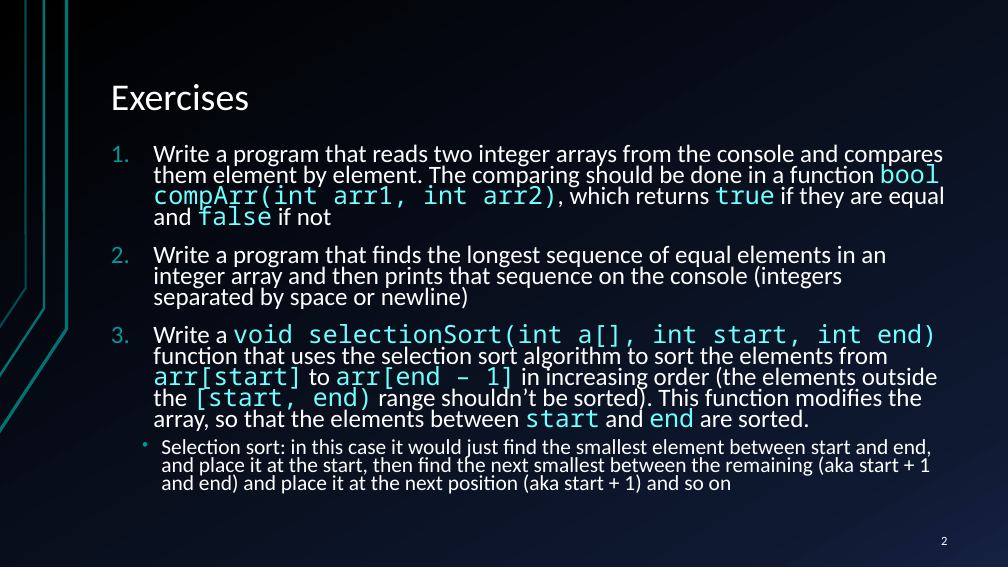
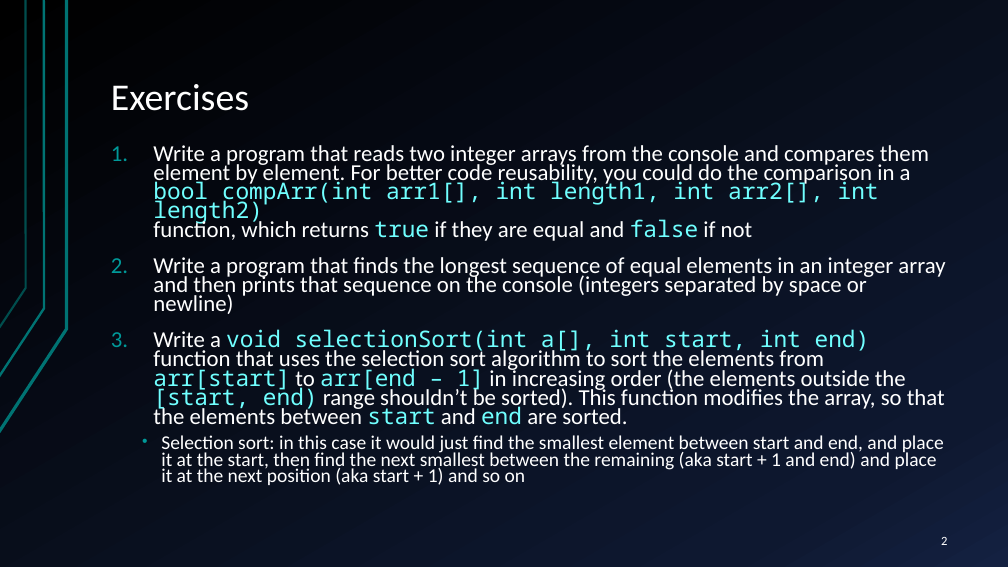
Before and after one commit to Martin-BG/SoftUni-CPP-Programming, a slide deck: slide 2 of 02.Memory-Management/02.Memory-Management-Homework-Exercises.pptx. Drawn at 1008x567 pixels with LibreOffice and Linux fonts; fonts in the diff are those of the drawing. Boxes give left, top, right and bottom in pixels: in the first picture for what was removed or moved away, otherwise in the second. Text is boxed around its words. In the diff, an @@ line names an element or a change of style, - is before the commit and + after.

```diff
--- a/02.Memory-Management/02.Memory-Management-Homework-Exercises.pptx
+++ b/02.Memory-Management/02.Memory-Management-Homework-Exercises.pptx
@@ text at (153,145,929,241): text changed; size 23.8 to 21.7 pt @@
-1. Write a program that reads two integer arrays from the console and compares them element by element. The comparing should be done in a function bool compArr(int arr1, int arr2), which returns true if they are equal and false if not
+1. Write a program that reads two integer arrays from the console and compares them element by element. For better code reusability, you could do the comparison in a
+   bool compArr(int arr1[], int length1, int arr2[], int length2)
+   function, which returns true if they are equal and false if not
@@ text at (153,257,945,485): size 23.8 to 21.7 pt in "Write a program that finds the longest ...", "Write a void selectionSort(int a[], int start, ..."; size 20.4 to 18.6 pt in "Selection sort: in this case it would ..." @@
```
Also in this commit, not shown: 3 other files.
